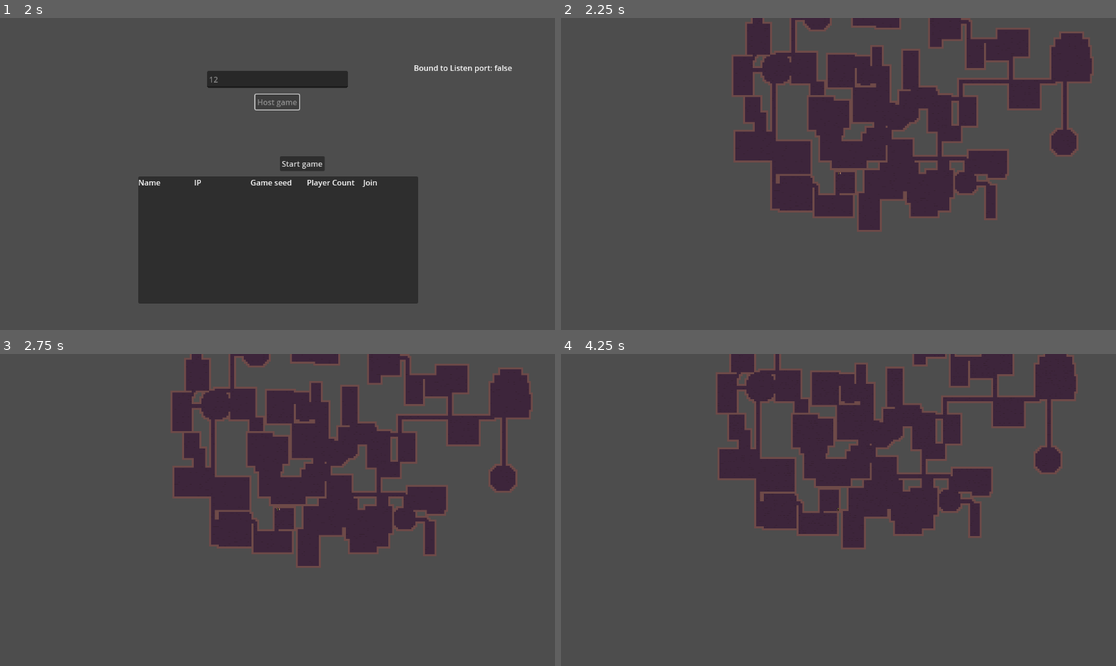
Above: before the commit, frames 1-4 (two rows, left to right).
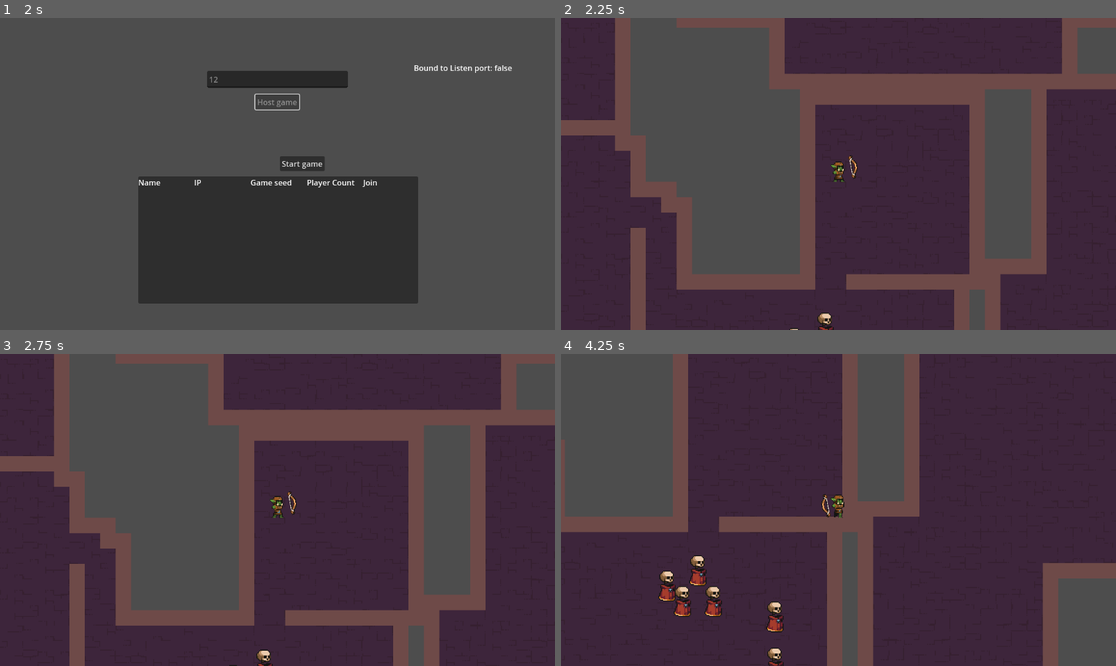
Above: after the commit, the same moments.

Repository: KSaB22/godot-game
Game: Godot game, scene res://scenes/main_menu.tscn
Two runs of this game, one before a commit and one after it. Both use one fixed random seed, a clock stepped at 60 frames per second and the inputs below.
Inputs (mouse positions are in pixels of both pictures, inside the frame that each line leads up to):
- Up to frame 1 (2 s): click (277, 80) at 0.52 s; type "12" at 0.6 s; click "Host game" at 1.25 s
- Up to frame 2 (2.25 s): click "Start game" at 2 s
- Up to frame 3 (2.75 s): no input
- Up to frame 4 (4.25 s): tap Enter at 2.75, 3.6 s; move the mouse to (960, 494) at 2.77 s; hold Right (ui_right) 2.78-3.53 s; click (960, 494) at 2.85 s; move the mouse to (727, 525) at 3.52 s; hold Down (ui_down) from 3.53 s (still down)

Frame 1 is identical in both runs. In frame 2, 67% of the frame differs, in the area x 0-100%, y 0-100%; in frame 3, 67%; in frame 4, 72%.

Commit message:
bots added

Diff:
--- a/scenes/Level.tscn
+++ b/scenes/Level.tscn
@@ -1,7 +1,9 @@
-[gd_scene load_steps=5 format=3 uid="uid://bh1f6f4ljteqg"]
+[gd_scene load_steps=7 format=3 uid="uid://bh1f6f4ljteqg"]
 
 [ext_resource type="Script" uid="uid://bxj018wuaf5vt" path="res://scripts/level.gd" id="1_6vs76"]
 [ext_resource type="Texture2D" uid="uid://dppgjvmmydhai" path="res://assets/2D Pixel Dungeon Asset Pack/character and tileset/Dungeon_Tileset_test.png" id="2_6vs76"]
+[ext_resource type="PackedScene" uid="uid://cpcexofc4i1dl" path="res://scenes/player.tscn" id="2_kl8ac"]
+[ext_resource type="PackedScene" uid="uid://dob7stutixuuh" path="res://scenes/enemy.tscn" id="3_qifjx"]
 
 [sub_resource type="TileSetAtlasSource" id="TileSetAtlasSource_6vs76"]
 texture = ExtResource("2_6vs76")
@@ -139,6 +141,8 @@
 
 [node name="Level" type="Node2D"]
 script = ExtResource("1_6vs76")
+PlayerScene = ExtResource("2_kl8ac")
+EnemyScene = ExtResource("3_qifjx")
 
 [node name="TileMap" type="TileMap" parent="."]
 position = Vector2(-1, 0)
--- a/scenes/player.tscn
+++ b/scenes/player.tscn
@@ -121,7 +121,7 @@
 shape = SubResource("CapsuleShape2D_smehm")
 
 [node name="Camera2D" type="Camera2D" parent="."]
-zoom = Vector2(0.25, 0.25)
+zoom = Vector2(2, 2)
 
 [node name="MultiplayerSynchronizer" type="MultiplayerSynchronizer" parent="."]
 replication_config = SubResource("SceneReplicationConfig_qlg0r")
--- a/scripts/level.gd
+++ b/scripts/level.gd
@@ -1,6 +1,8 @@
 extends Node2D
 
+# Added a new enum for Room_Special_Type
 enum Room_types { RECTANGLE, CIRCLE }
+enum Room_Special_Type { SPAWN, EMPTY, COMBAT, LOOT }
 
 const LAYER := 0
 const WALL_ATLAS := Vector2i(9, 6)
@@ -10,13 +12,13 @@
 var room_dic := {}
 var room_tiles := {}
 
-# Track current/last room for the main player
 var current_room_id: int = -2
 var last_non_corridor_room_id: int = -2
 
 @onready var level_tile_map: TileMap = $TileMap
 
 @export var PlayerScene: PackedScene
+@export var EnemyScene: PackedScene
 
 @onready var spawner: MultiplayerSpawner = $MultiplayerSpawner
 @onready var playerSpawns: Node2D = $Players
@@ -26,11 +28,70 @@
 	add_to_group("level")
 	generate_level()
 	handle_spawns()
-
+	spawn_enemies()
 
 
 func _process(_delta: float) -> void:
 	return
+
+# --- Custom Functions for Room Ranking and Types ---
+
+func _assign_room_types_and_ranks() -> void:
+	var leaf_rooms = get_leaf_rooms()
+	var max_depth = 0
+	for room_id in room_dic:
+		if room_id >= 0 and room_dic[room_id]["depth"] > max_depth:
+			max_depth = room_dic[room_id]["depth"]
+
+	for room_id in room_dic.keys():
+		if room_id < 0:
+			continue
+
+		if room_id in leaf_rooms:
+			room_dic[room_id]["special_type"] = Room_Special_Type.SPAWN
+			room_dic[room_id]["rank"] = 1
+		else:
+			var rand_type = randi_range(1, 3) # EMPTY, COMBAT, or LOOT
+			room_dic[room_id]["special_type"] = rand_type
+
+			# Assign rank based on depth
+			if max_depth > 0:
+				# Normalized depth (0 to 1) and then scaled to rank (1 to 5)
+				var normalized_depth = float(room_dic[room_id]["depth"]) / max_depth
+				room_dic[room_id]["rank"] = 5 - int(normalized_depth * 4)
+			else:
+				room_dic[room_id]["rank"] = 5 # If only one room exists
+
+
+# --- Spawning Logic ---
+
+func spawn_enemies() -> void:
+	if not multiplayer.is_server():
+		return
+
+	var enemies_node = Node2D.new()
+	enemies_node.name = "Enemies"
+	add_child(enemies_node)
+
+	for room_id in room_dic.keys():
+		if room_id < 0:
+			continue
+
+		var room_data = room_dic[room_id]
+
+		if room_data["special_type"] == Room_Special_Type.COMBAT:
+			var rank = room_data["rank"]
+			var num_enemies = 0
+			var min_enemies = 2 + (rank - 1) * 1.5
+			var max_enemies = 6 + (rank - 1) * 2.25
+			num_enemies = randi_range(int(min_enemies), int(max_enemies))
+
+			for i in range(num_enemies):
+				var spawn_pos = pick_spawn_in_room(room_id)
+				var enemy = EnemyScene.instantiate()
+				enemy.global_position = tile_to_global(spawn_pos)
+				enemies_node.add_child(enemy)
+
 
 func handle_spawns() -> void:
 	var spawns: Array[Dictionary] = get_leaf_spawns(max_players)
@@ -67,6 +128,7 @@
 
 	connect_rooms()
 	_calculate_all_room_depths()
+	_assign_room_types_and_ranks() # New function call
 	generate_walls()
 
 
@@ -158,7 +220,9 @@
 		"center": Vector2i.ZERO,
 		"parent": -1,
 		"children": [],
-		"depth": 0
+		"depth": 0,
+		"special_type": Room_Special_Type.EMPTY, # Default type
+		"rank": 0 # Default rank
 	}
 
 	var origin_x: int = randi_range(-level_size.x / 2, level_size.x / 2)
@@ -336,7 +400,7 @@
 			if not room_tiles.has(n):
 				touches_outside = true
 				break
-		if touches_outside:
+		if not touches_outside:
 			candidates.append(tile)
 
 	if candidates.is_empty():
--- a/scripts/projectile.gd
+++ b/scripts/projectile.gd
@@ -21,16 +21,9 @@
 			# Player projectile: only damage enemies
 			if collider.has_method("take_damage"):
 				collider.take_damage(damage)
-				queue_free()
-			else:
-				queue_free()
 		else:
 			# Enemy projectile: only damage players
 			if collider.is_in_group("player"):
 				if collider.has_method("take_damage"):
 					collider.take_damage(damage)
-					queue_free()
-			elif collider.is_in_group("enemy"):
-				return
-			else:
-				queue_free()
+		queue_free()
--- a/scripts/server_info.gd
+++ b/scripts/server_info.gd
@@ -10,4 +10,3 @@
 
 func _on_join_btn_pressed() -> void:
 	joinGame.emit($IPLbl.text)
-	pass # Replace with function body.
